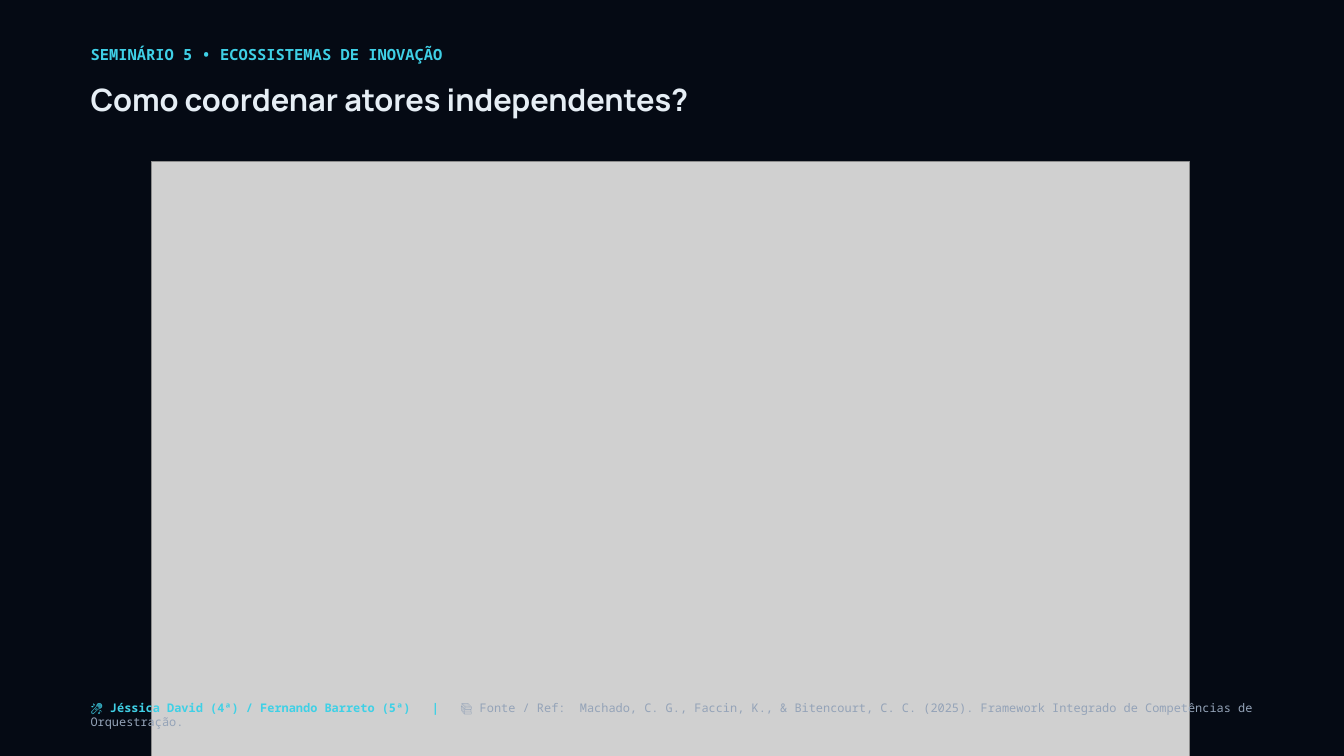
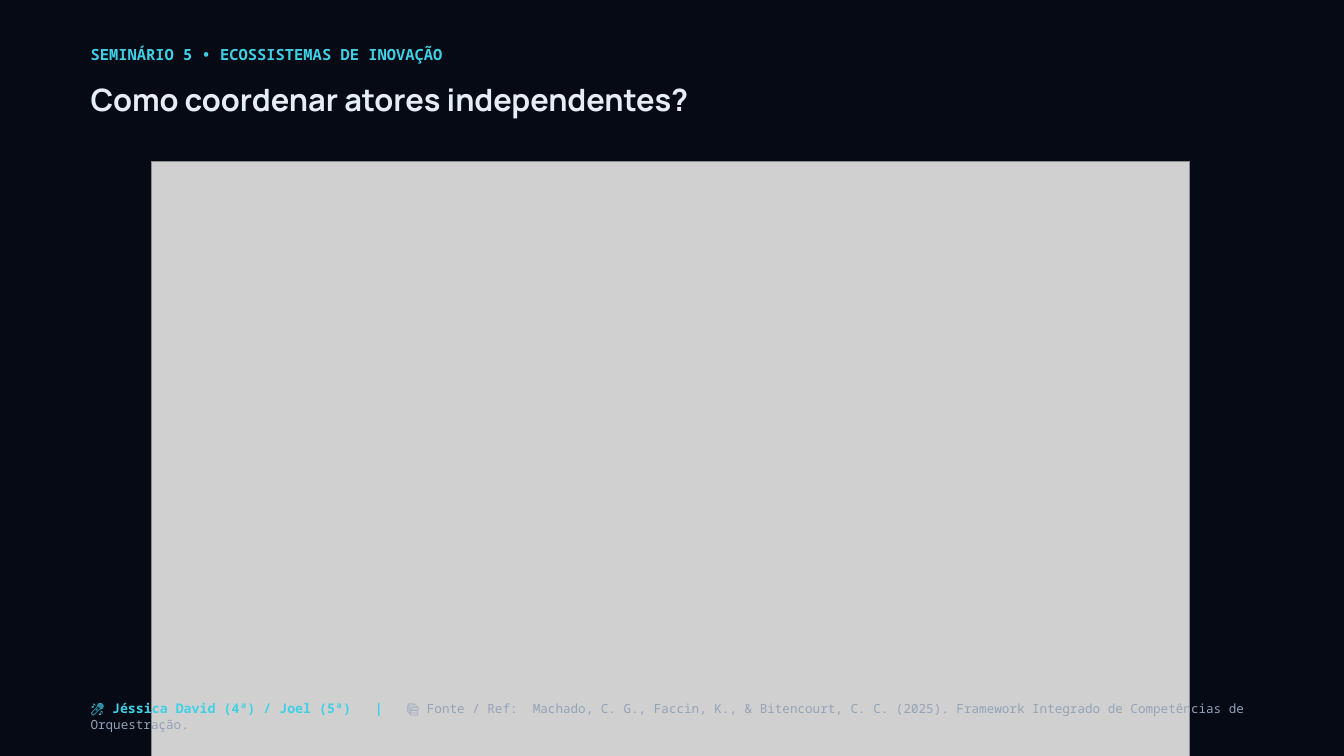
Before and after one commit to josuejofre/seminario-ecossistema-inovacao-pit, a slide deck: slide 18 of Seminario_5_Ecossistemas_Inovacao_Master.pptx. Drawn at 1344x756 pixels with LibreOffice and Linux fonts; fonts in the diff are those of the drawing; grey boxes stand for pictures. Boxes give left, top, right and bottom in pixels: in the first picture for what was removed or moved away, otherwise in the second. Text is boxed around its words. In the diff, an @@ line names an element or a change of style, - is before the commit and + after.

Commit message:
feat: scale up body fonts presentation-wide and set Joel as Thursday presenter for Bloco 3

```diff
--- a/Seminario_5_Ecossistemas_Inovacao_Master.pptx
+++ b/Seminario_5_Ecossistemas_Inovacao_Master.pptx
@@ text at (112, 701, 1244, 718): text changed; size 8.5 to 9 pt @@
-🎤 Jéssica David (4ª) / Fernando Barreto (5ª) | 📚 Fonte / Ref: Machado, C. G., Faccin, K., & Bitencourt, C. C. (2025). Framework Integrado de Competências de Orquestração.
+🎤 Jéssica David (4ª) / Joel (5ª) | 📚 Fonte / Ref: Machado, C. G., Faccin, K., & Bitencourt, C. C. (2025). Framework Integrado de Competências de Orquestração.
```
Also in this commit, not shown: 42 other slides changed, 4 other files.
